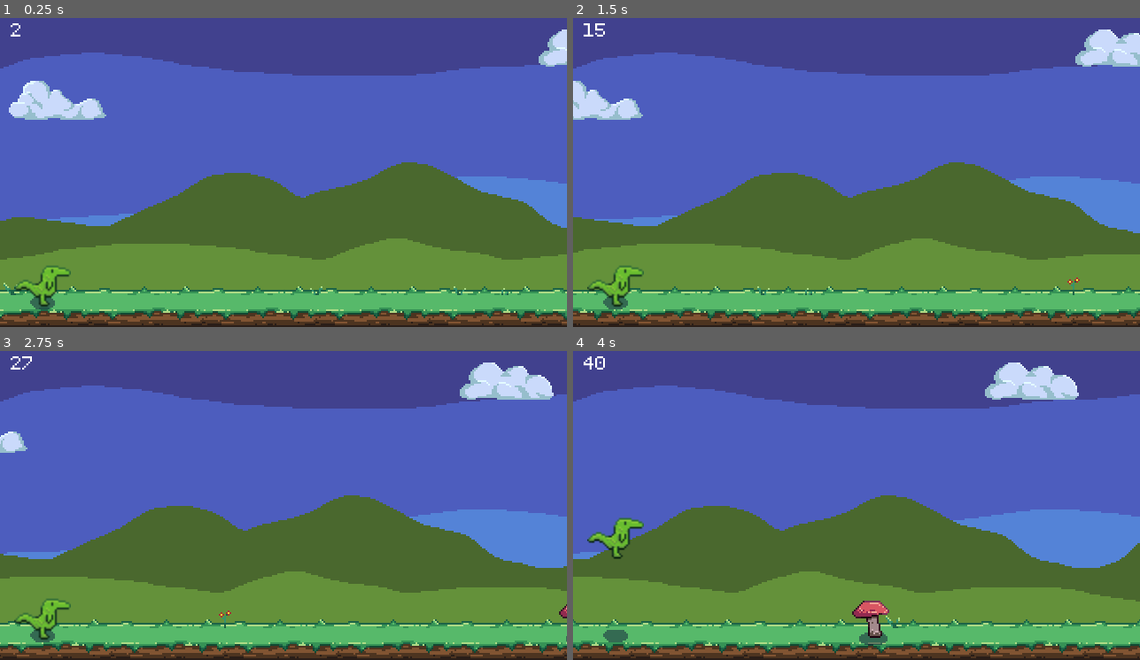
Above: before the commit, frames 1-4 (two rows, left to right).
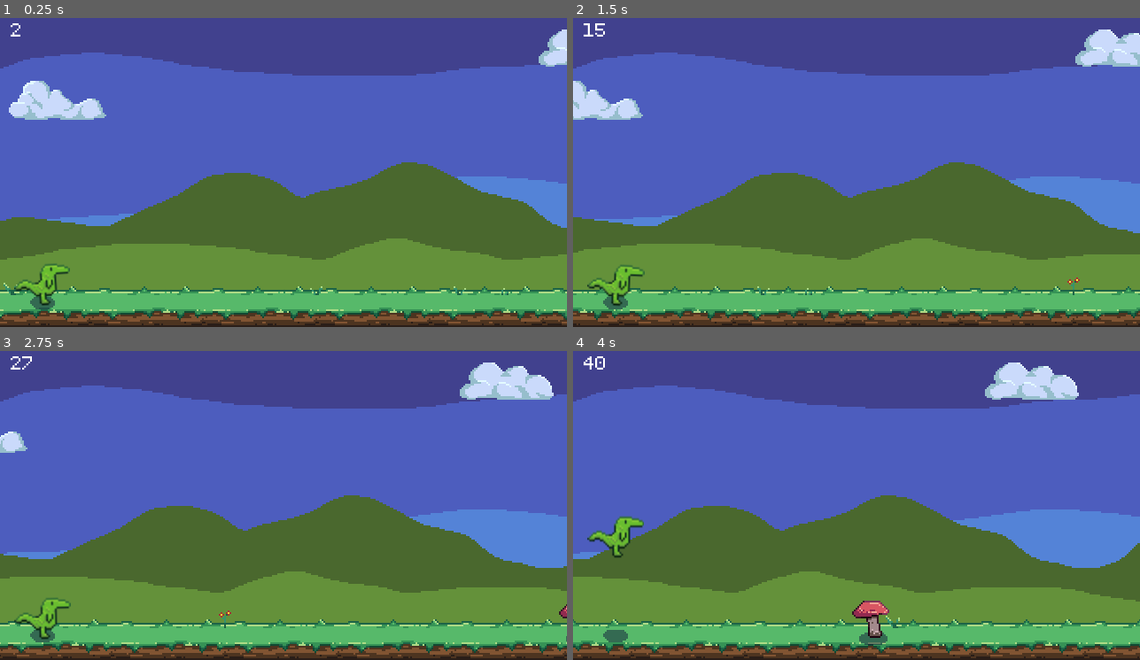
Above: after the commit, the same moments.

Repository: zMenta/DinosaurRun
Game: Godot game, scene res://main/Main.tscn
The game is run twice, just before and just after one commit, with the same random seed, the same clock (stepped at 60 frames per second) and the same inputs.
Inputs:
- Up to frame 1 (0.25 s): no input
- Up to frame 2 (1.5 s): tap Space (jump) at 0.77 s
- Up to frame 3 (2.75 s): tap Space (jump) at 1.52 s
- Up to frame 4 (4 s): tap Space (jump) at 3.02, 3.77 s

The runs differ from the first frame. In frame 1, 0.3% of the frame differs, in the area x 2-13%, y 79-94%; in frame 2, 0.2%; in frame 3, 0.1%; in frame 4, 0.4%, in the area x 2-13%, y 53-68%.

Commit message:
player running animation

Diff:
--- a/DinosaurRun/scenes/player/Player.gd
+++ b/DinosaurRun/scenes/player/Player.gd
@@ -5,6 +5,8 @@
 
 const JUMP_VELOCITY := -100
 const MAX_JUMP_VELOCITY := -300
+
+onready var animation := $AnimationPlayer
 
 var _gravity : float = 9.8
 var _gravity_multiplier := 100
@@ -42,6 +44,7 @@
 	rotation = 3.14
 	dead = true
 	emit_signal("died")
+	animation.stop()
 
 
 func _on_HitBox_area_entered(area:Area2D) -> void:
--- a/DinosaurRun/scenes/player/Player.tscn
+++ b/DinosaurRun/scenes/player/Player.tscn
@@ -7,6 +7,38 @@
 
 [sub_resource type="RectangleShape2D" id=1]
 extents = Vector2( 11.5, 11.5 )
+
+[sub_resource type="Animation" id=3]
+length = 0.001
+tracks/0/type = "value"
+tracks/0/path = NodePath(".:rotation_degrees")
+tracks/0/interp = 1
+tracks/0/loop_wrap = true
+tracks/0/imported = false
+tracks/0/enabled = true
+tracks/0/keys = {
+"times": PoolRealArray( 0 ),
+"transitions": PoolRealArray( 1 ),
+"update": 0,
+"values": [ 0.0 ]
+}
+
+[sub_resource type="Animation" id=4]
+resource_name = "running"
+length = 0.8
+loop = true
+tracks/0/type = "value"
+tracks/0/path = NodePath(".:rotation_degrees")
+tracks/0/interp = 2
+tracks/0/loop_wrap = true
+tracks/0/imported = false
+tracks/0/enabled = true
+tracks/0/keys = {
+"times": PoolRealArray( 0, 0.2, 0.4, 0.6 ),
+"transitions": PoolRealArray( 1, 1, 1, 1 ),
+"update": 0,
+"values": [ 0.0, -4.0, 0.0, 4.0 ]
+}
 
 [sub_resource type="RectangleShape2D" id=2]
 extents = Vector2( 7, 10.25 )
@@ -31,6 +63,9 @@
 shape = SubResource( 1 )
 
 [node name="AnimationPlayer" type="AnimationPlayer" parent="Player"]
+autoplay = "running"
+anims/RESET = SubResource( 3 )
+anims/running = SubResource( 4 )
 
 [node name="HitBox" type="Area2D" parent="Player"]
 
Not shown: 1 places in DinosaurRun/scenes/player/Player.tscn that only renumber resources
